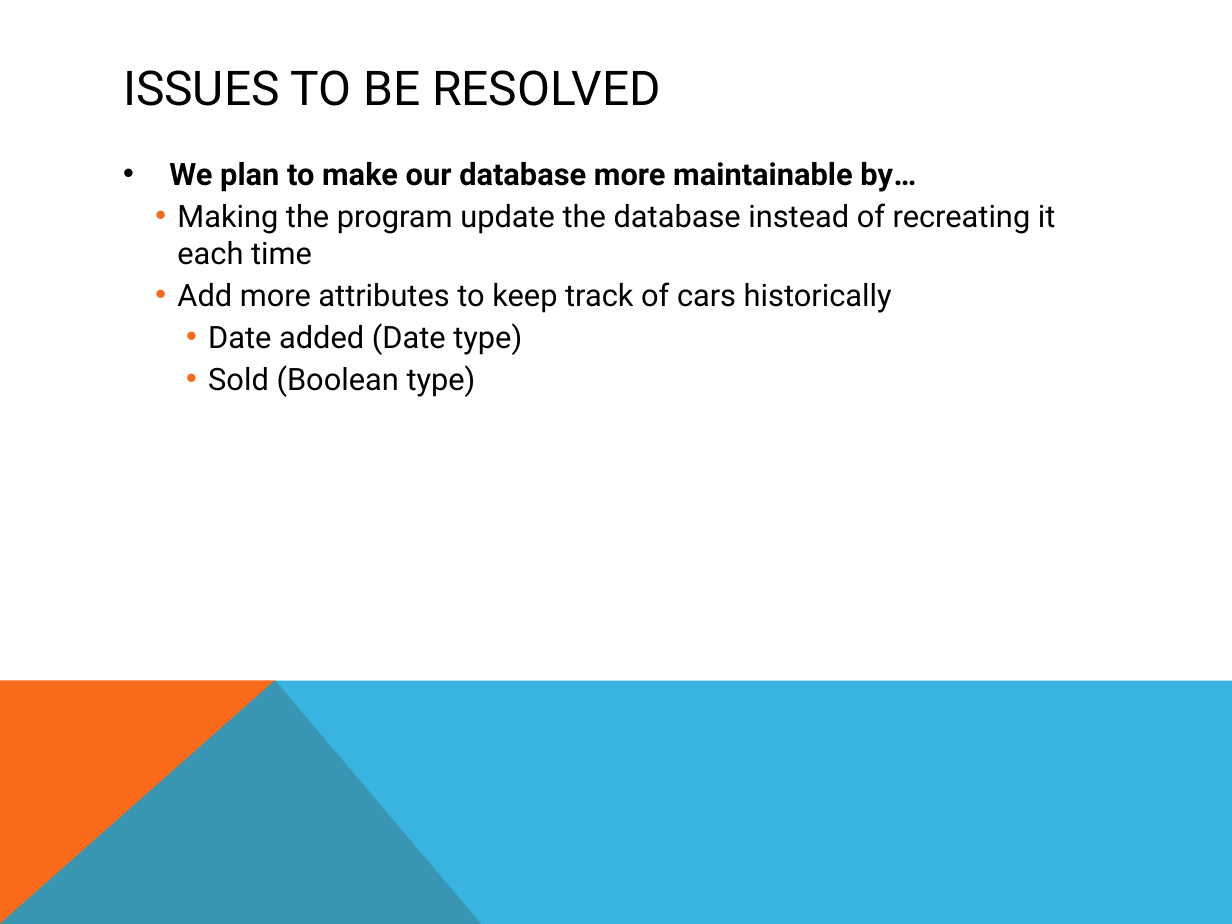
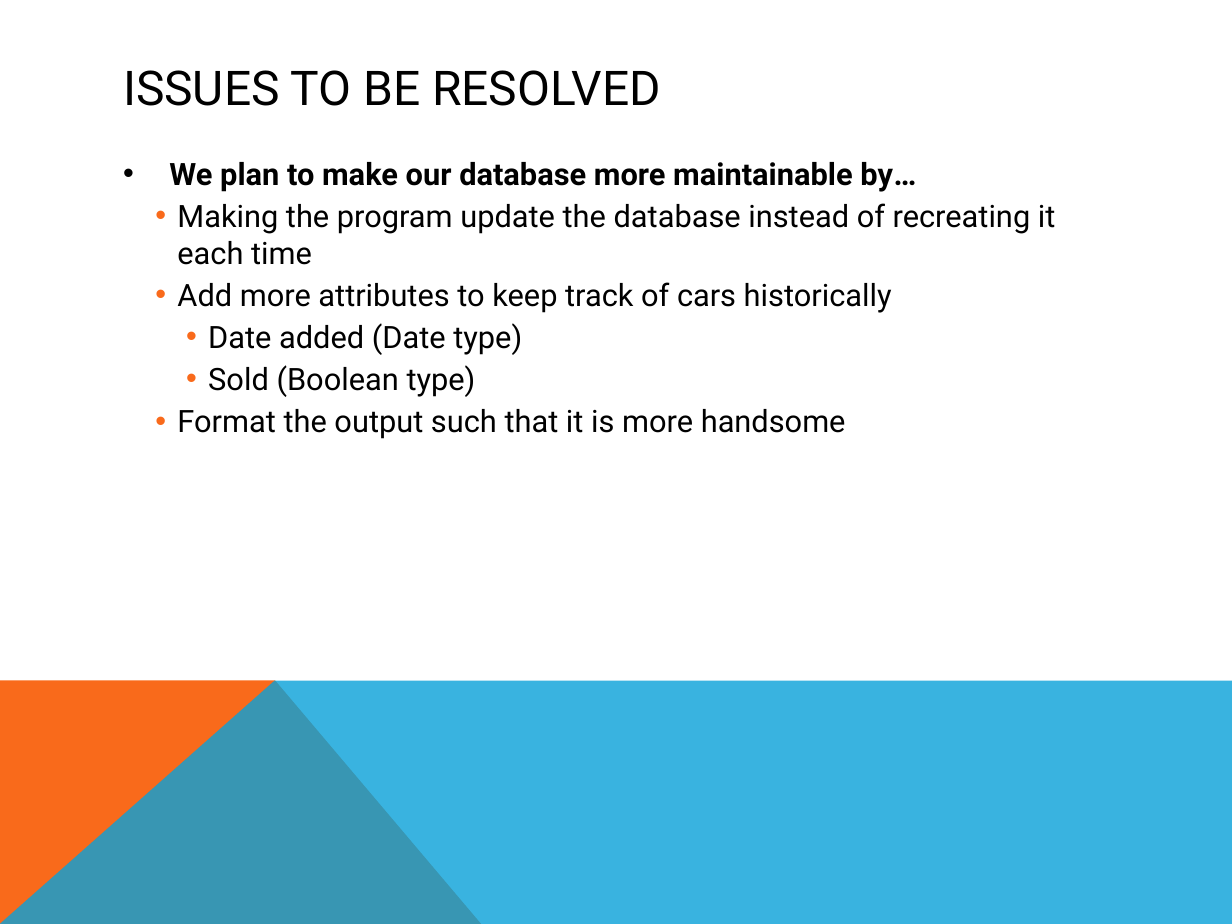
Before and after one commit to cs327e-spring2016/FunFriends33, a slide deck: slide 4 of ProjectDemo.pptx. Drawn at 1232x924 pixels with LibreOffice and Linux fonts; fonts in the diff are those of the drawing. Boxes give left, top, right and bottom in pixels: in the first picture for what was removed or moved away, otherwise in the second. Text is boxed around its words. In the diff, an @@ line names an element or a change of style, - is before the commit and + after.

```diff
--- a/ProjectDemo.pptx
+++ b/ProjectDemo.pptx
@@ text at [177,409,846,439]: paragraph added @@
+    • Format the output such that it is more handsome
```
Also in this commit, not shown: 15 other files.
